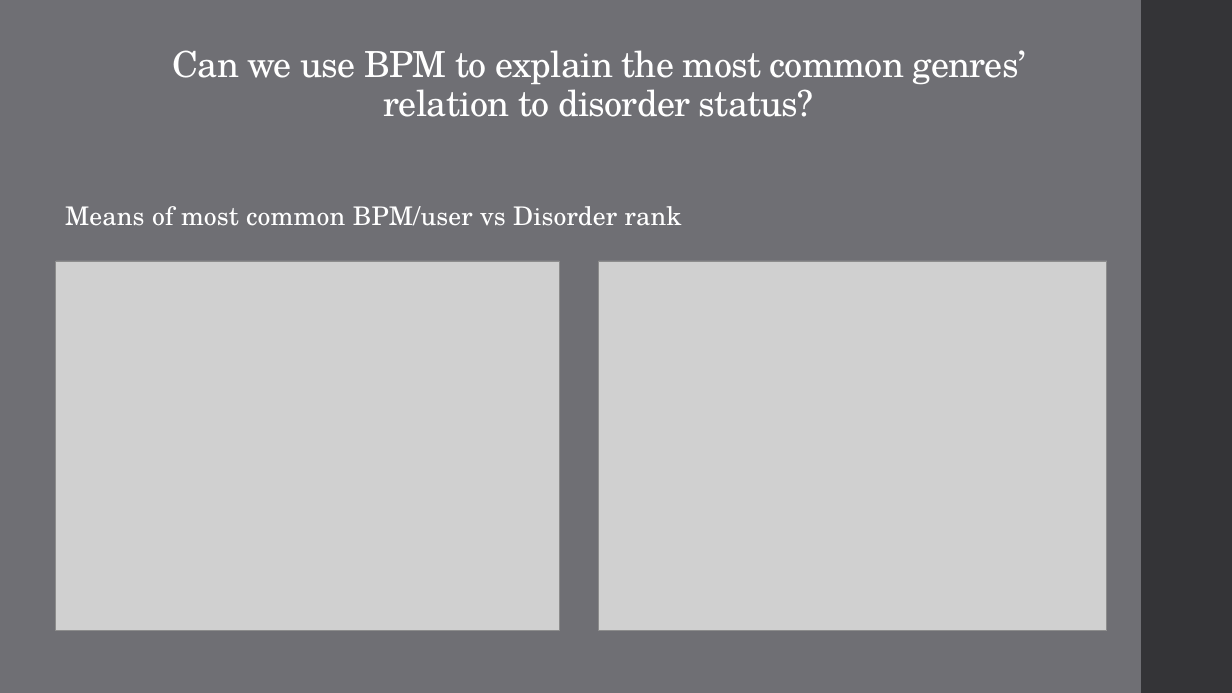
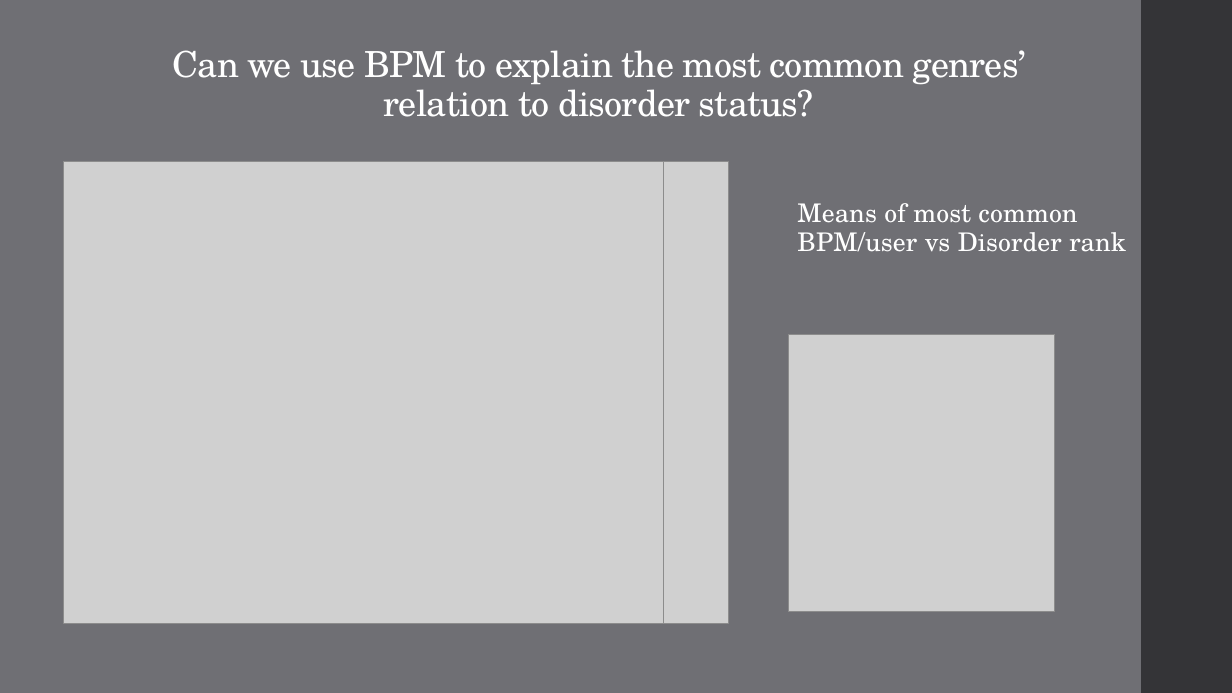
Before and after one commit to TheWizler/project1_group_10, a slide deck: slide 10 of Sarah's_work/Project 1 Presentation copy.pptx. Drawn at 1232x693 pixels with LibreOffice and Linux fonts; fonts in the diff are those of the drawing; grey boxes stand for pictures. Boxes give left, top, right and bottom in pixels: in the first picture for what was removed or moved away, otherwise in the second. Text is boxed around its words. In the diff, an @@ line names an element or a change of style, - is before the commit and + after.

```diff
--- a/Sarah's_work/Project 1 Presentation copy.pptx
+++ b/Sarah's_work/Project 1 Presentation copy.pptx
@@ picture: place and size @@
-picture at box(55, 261, 559, 630)
+picture at box(64, 162, 669, 623)
@@ picture added at box(664, 162, 729, 623) @@
@@ text "Means of most common BPM/user ..." rewrapped from box(65, 206, 682, 226) to box(797, 203, 1126, 252) @@
@@ picture removed at box(599, 261, 1107, 630) @@
@@ picture added at box(788, 335, 1055, 612) @@
```
Also in this commit, not shown: 6 other slides changed, 5 other files.
